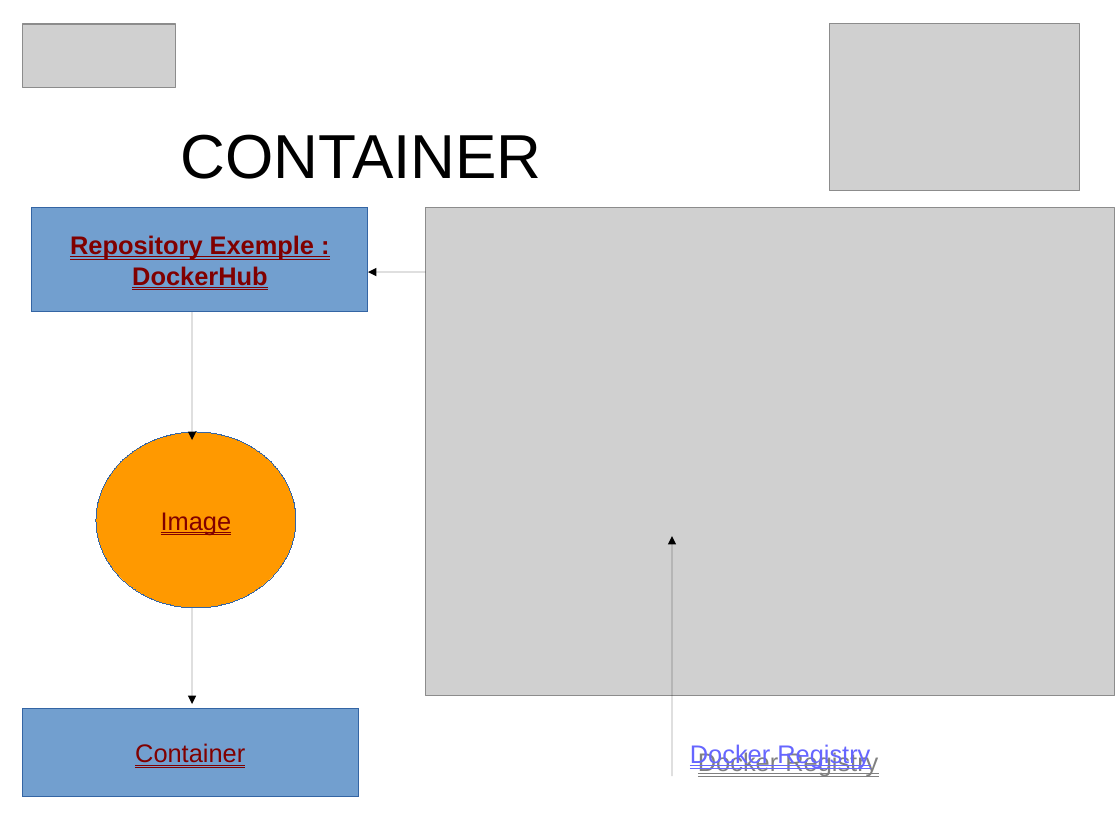
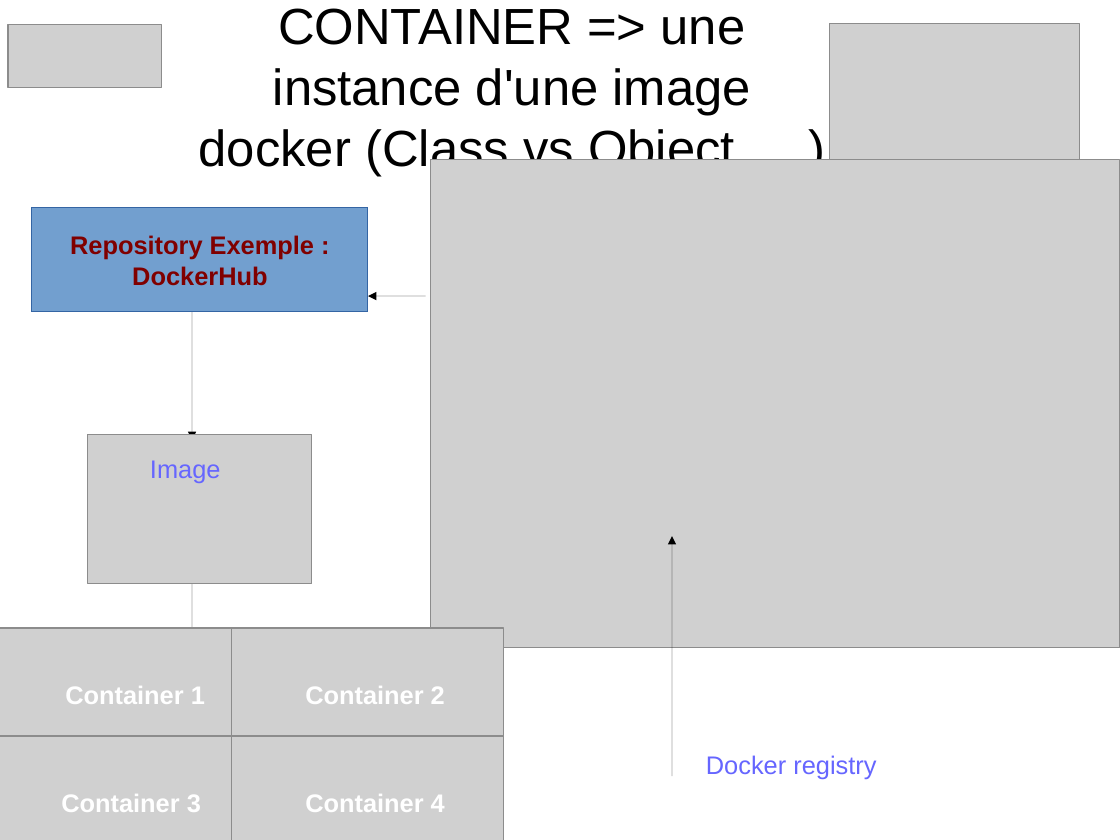
Before and after one commit to heylve/current, a slide deck: slide 5 of Rencontre_devs/docker_dev_conf_20_11_2017.odp. Drawn at 1120x840 pixels with LibreOffice and Linux fonts; fonts in the diff are those of the drawing; grey boxes stand for pictures. Boxes give left, top, right and bottom in pixels: in the first picture for what was removed or moved away, otherwise in the second. Text is boxed around its words. In the diff, an @@ line names an element or a change of style, - is before the commit and + after.

```diff
--- a/Rencontre_devs/docker_dev_conf_20_11_2017.odp
+++ b/Rencontre_devs/docker_dev_conf_20_11_2017.odp
@@ picture: place and size @@
-picture at bbox=[22, 24, 176, 87]
+picture at bbox=[8, 24, 162, 87]
@@ title added at bbox=[199, 8, 751, 177], 36 pt, text #000000 @@
+CONTAINER => une instance d'une image docker (Class vs Object )
@@ title removed at bbox=[181, 134, 542, 179] @@
-CONTAINER
@@ picture: place and size @@
-picture at bbox=[426, 208, 1116, 696]
+picture at bbox=[431, 160, 1120, 647]
@@ rectangle "Repository Exemple :" at bbox=[32, 208, 368, 312]: underline off @@
@@ arrow moved from (426, 272) - (368, 272) to (426, 296) - (368, 296) @@
@@ picture added at bbox=[88, 435, 312, 584] @@
@@ text "Image": place and size @@
-text "Image" at bbox=[96, 432, 296, 608]
+text "Image" at bbox=[150, 460, 221, 483]
@@ text "Image" at bbox=[150, 460, 221, 483]: text colour #800000 to #6666FF, underline off; alignment centre to left; vertical alignment middle to top; fill #FF9900 to none; outline #3465A4 0 pt to none @@
@@ arrow moved from (192, 608) - (192, 704) to (192, 572) - (192, 636) @@
@@ picture added at bbox=[0, 628, 264, 756] @@
@@ picture added at bbox=[232, 628, 504, 756] @@
@@ text added at bbox=[65, 686, 205, 704], 18 pt, text #FFFFFF, bold @@
+Container 1
@@ text added at bbox=[305, 686, 445, 704], 18 pt, text #FFFFFF, bold @@
+Container 2
@@ rectangle removed at bbox=[22, 709, 359, 798] @@
-Container
@@ picture added at bbox=[0, 736, 260, 840] @@
@@ picture added at bbox=[232, 736, 504, 840] @@
@@ text at bbox=[706, 755, 876, 779]: text changed @@
-Docker Registry
+Docker registry
@@ text added at bbox=[61, 794, 201, 812], 18 pt, text #FFFFFF, bold @@
+Container 3
@@ text added at bbox=[305, 794, 445, 812], 18 pt, text #FFFFFF, bold @@
+Container 4
```
Also in this commit, not shown: 8 other slides changed, 3 slides added, 8 slides removed, 1 other file.
